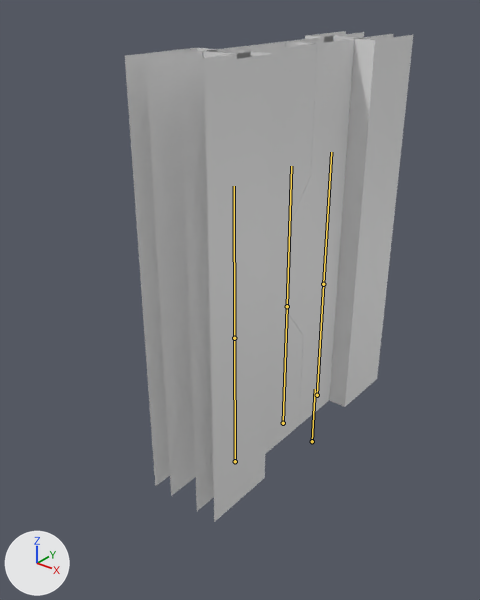
The FBX model GP2_Team09/Assets/Complete/Art Assets/Meshes/AnimatedObjects/SK_Door_1.fbx: old version first, new version second.
The view is the same before and after, from a camera (50 mm lens) standing at (2.07, -3.44, 3.09) and looking at (-0.44, -0.3, 1.14). Lighting does not change. The marker at lower left points along +X, +Y and +Z. The bones that bend it are drawn over the model as lines.

The first picture shows 'SM_Modular_Door_200'.
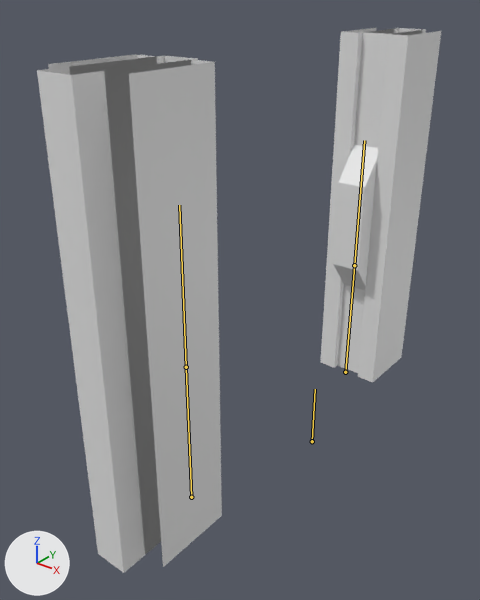
The newer file adds an action. The first version stands in its rest pose; the second is drawn at frame 1 of the action 'Armature|Anim_Door_Idle_Open'.

What the commit changed:
Bone 'Door_1_R' (bone_door_1_r) moves from (0.0, 0.0, 0.0) to (0.0, 0.0, -0.941).
Bone 'Door_2_R' (bone_door_2_r) moves from (0.0, 0.0, 0.0) to (0.0, 0.0, -0.457).
Bone 'Door_1_L' (bone_door_1_l) moves from (0.0, 0.0, 0.0) to (0.0, 0.0, 1.041).
Bone 'Door_2_L' (bone_door_2_l) moves from (0.0, 0.0, 0.0) to (0.0, 0.0, 0.457).

Pixel boxes [x1, y1, x2, y2] of what changed, in the pictures (480 x 600 px):
'SM_Modular_Door_200', posed (40% wider, 11% taller)
    before: [125, 31, 413, 522]
    after: [37, 28, 441, 573]
bone 'Door_1_R', root to tip
    before: (283, 423) to (287, 306)
    after: (345, 372) to (354, 265)
bone 'Door_2_R', root to tip
    before: (317, 395) to (323, 284)
    after: (345, 372) to (354, 265)
bone 'Door_1_L', root to tip
    before: (283, 423) to (287, 306)
    after: (191, 497) to (186, 367)
bone 'Door_2_L', root to tip
    before: (235, 461) to (234, 338)
    after: (191, 497) to (186, 367)
